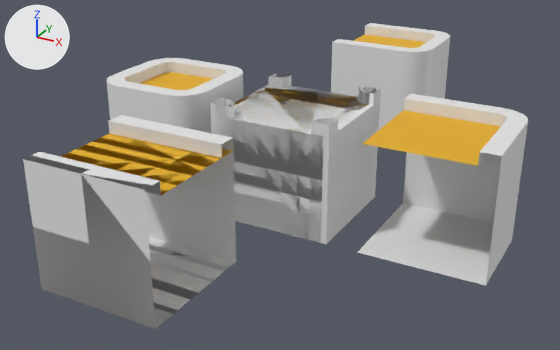
The FBX model Samples~/RuleTileDemo/Models/RuleTileAssets updated.fbx, before and after one commit.
The view is the same before and after, from a camera (50 mm lens) standing at (5.53, -10.79, 4.91) and looking at (-0.49, 0.15, -0.56). The lights are fixed; the arrows at upper left show +X, +Y and +Z. Where no turn or scale is listed for an object, it has been applied to the vertices. Vertices at the same position are counted once.

Names of what the first picture shows: '1Rounded', '2Rounded', '4InvertedCorners', 'Base', 'Center', 'Center.001', 'Center.002', 'Center.003', 'Horizontal', 'Side'.
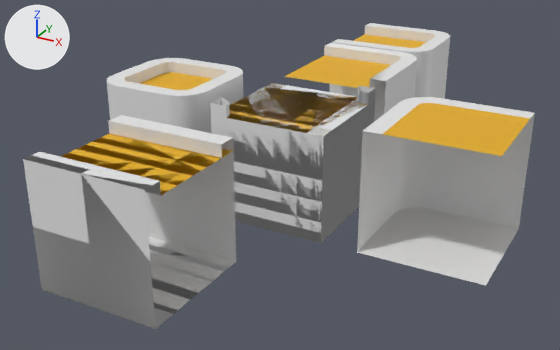
Edits to the scene script, one JSON object a line:
```json
{"block": "me_cube_009", "where": "me_cube_009.from_pydata(...)  # 47 vertices, 32 faces; spans x -0.5..1.5, y -1.0..1.0, z -1.0..1.0"}
{"block": "me_cube_009", "where": "# used by ob_1rounded; location = (2.0, 0.0, 0.0)"}
{"block": "me_cube_009", "change": "me_cube_009 part 1: the loose piece of 46 vertices spanning x -0.5..1.5, y -1.0..1.0, z -1.0..1.0 is moved by (-0.5, 0.0, 0.0)"}
{"op": "add", "block": "me_cube_009_1", "code": ["me_cube_009_1 = bpy.data.meshes.new('Cube.009')", "me_cube_009_1.from_pydata(...)  # 36 vertices, 22 faces; spans x -0.5..1.5, y -1.0..1.0, z -1.0..1.0", "# faces by material slot: [21, 1]", "me_cube_009_1.materials.append(mat_material_001)  # white #e7e7e7", "me_cube_009_1.materials.append(mat_material_002)  # yellow #e7af00"]}
{"op": "remove", "block": "ob_base", "code": ["ob_base = bpy.data.objects.new('Base', me_cube_002)", "ob_base.location = (-0.12, 0.09, 0.0)"]}
{"op": "remove", "block": "ob_4invertedcorners", "code": ["ob_4invertedcorners = bpy.data.objects.new('4InvertedCorners', me_cube_003)", "ob_4invertedcorners.location = (-0.12, 0.09, 0.0)"]}
{"op": "set", "path": "ob_1rounded.location", "old": "(2.0, 0.0, 0.0)", "new": "(-0.12, 2.46, 0.0)"}
{"op": "add", "block": "ob_1rounded_001", "code": ["ob_1rounded_001 = bpy.data.objects.new('1Rounded.001', me_cube_009_1)", "ob_1rounded_001.location = (2.0, 0.0, 0.0)"]}
```

Pixel boxes (x1, y1, x2, y2) of what changed, in the pictures (560 x 350 px):
```json
{"object": "1Rounded", "change": "reshaped, moved", "before": [357, 94, 528, 286], "after": [284, 43, 417, 122]}
{"object": "1Rounded.001", "change": "added", "after": [357, 97, 535, 286], "faces in mat_material_001 (white #e7e7e7)": [357, 97, 535, 286], "faces in mat_material_002 (yellow #e7af00)": [383, 103, 530, 156]}
{"object": "Base", "change": "deleted", "before": [217, 86, 380, 244]}
{"object": "4InvertedCorners", "change": "deleted", "before": [215, 73, 381, 137]}
{"object": "Center.003", "change": "unchanged, uncovered by the edit", "before": [210, 85, 376, 242], "after": [210, 83, 376, 243]}
{"object": "Center", "change": "unchanged, uncovered by the edit", "before": [211, 86, 364, 242], "after": [211, 83, 375, 242]}
```
